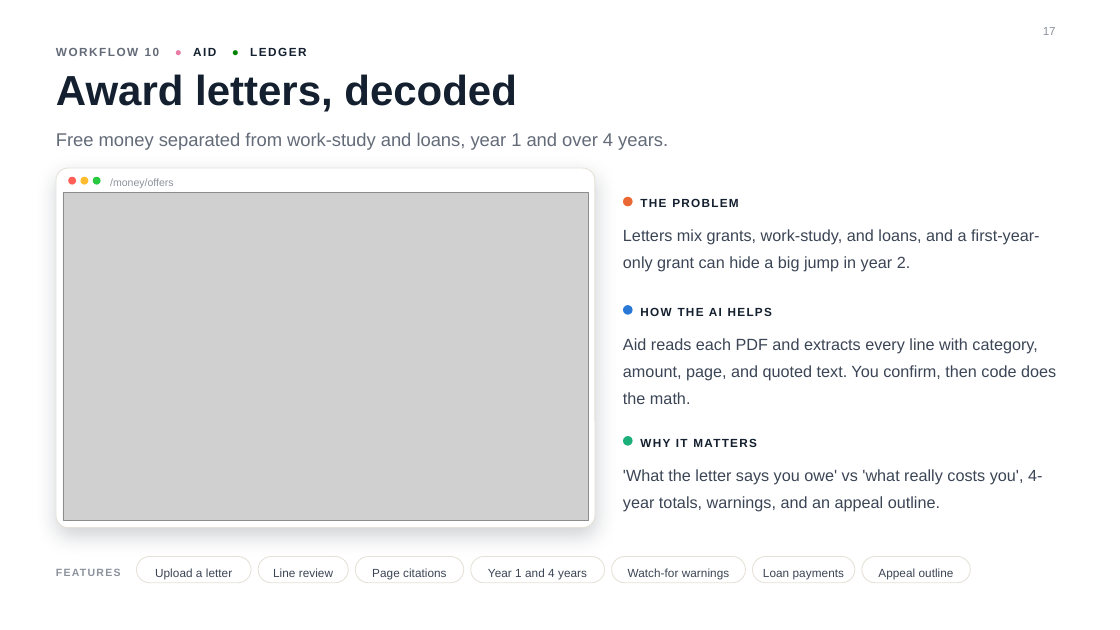
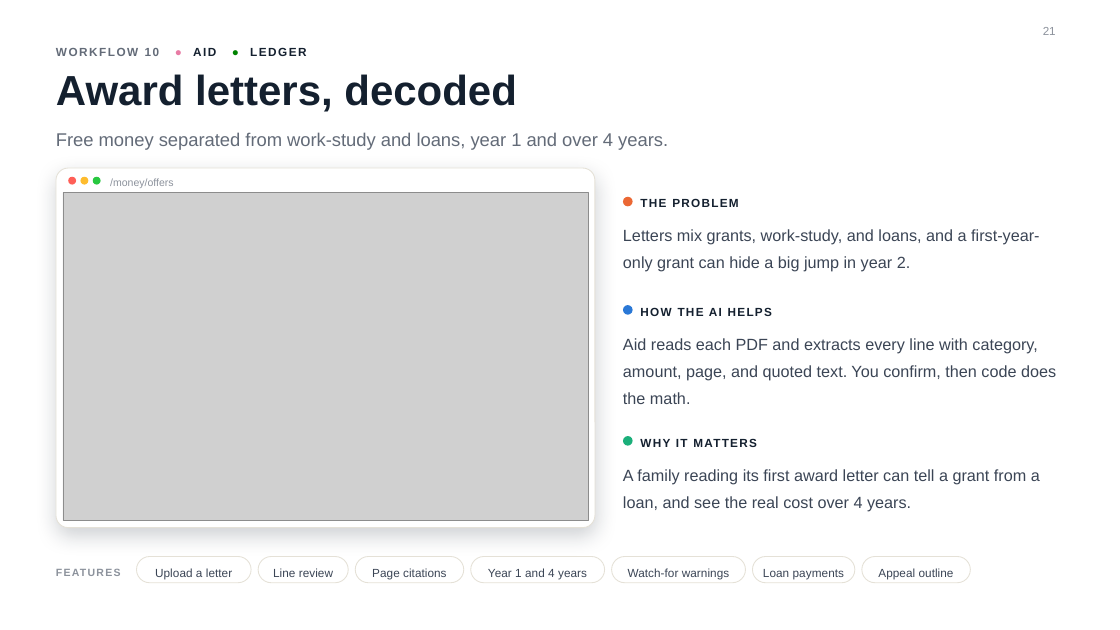
Before and after one commit to reykoaparicio/scholarcrew, a slide deck: slide 21 of presentation/ScholarCrew.pptx (slide 17 before the commit). Drawn at 1120x630 pixels with LibreOffice and Linux fonts; fonts in the diff are those of the drawing; grey boxes stand for pictures; background and template pictures are left out. Boxes give left, top, right and bottom in pixels: in the first picture for what was removed or moved away, otherwise in the second. Text is boxed around its words. In the diff, an @@ line names an element or a change of style, - is before the commit and + after.

```diff
--- a/presentation/ScholarCrew.pptx
+++ b/presentation/ScholarCrew.pptx
@@ page number at [1043, 27, 1056, 35]: text changed @@
-17
+21
@@ text at [623, 469, 1040, 512]: text changed @@
-'What the letter says you owe' vs 'what really costs you', 4-year totals, warnings, and an appeal outline.
+A family reading its first award letter can tell a grant from a loan, and see the real cost over 4 years.
```
Also in this commit, not shown: 13 other slides changed, 5 slides added, 4 other files.
